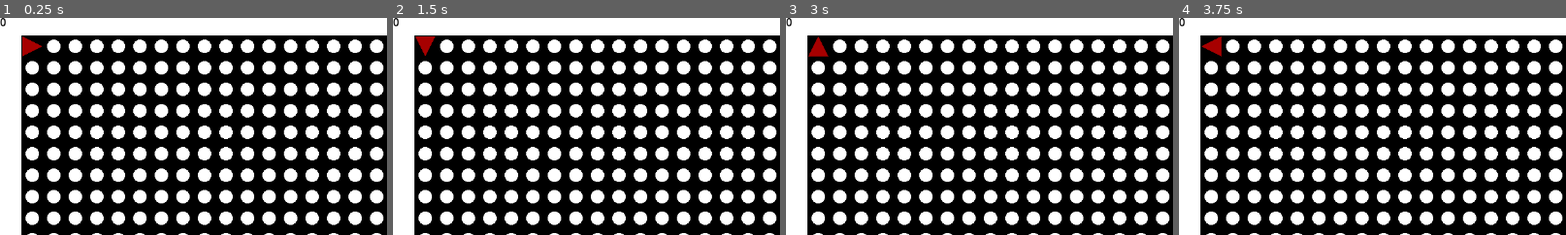
Above: before the commit, frames 1-4 (left to right).
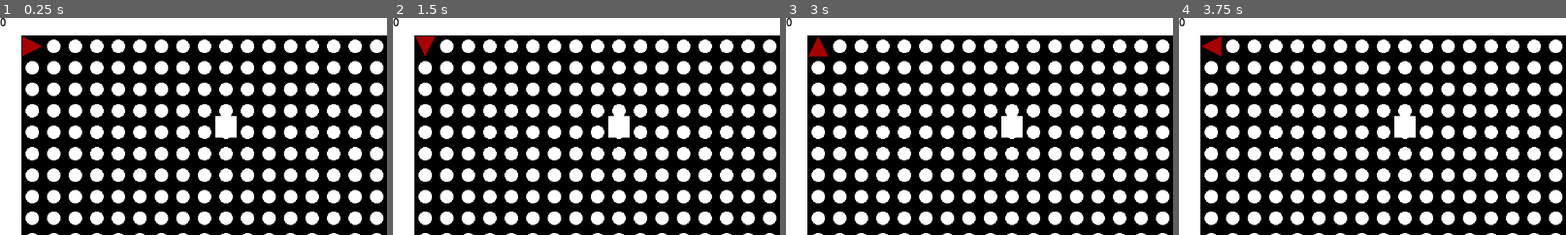
Above: after the commit, the same moments.

Repository: potex02/shape-collector
Game: Godot game, scene res://scenes/game.tscn
The game is run twice, just before and just after one commit, with the same random seed, the same clock (stepped at 60 frames per second) and the same inputs.
Inputs:
- Up to frame 1 (0.25 s): no input
- Up to frame 2 (1.5 s): tap Enter at 0.5 s; hold Right (ui_right) 0.53-1.28 s; tap Space at 1.25 s; hold Down (ui_down) from 1.28 s (still down)
- Up to frame 3 (3 s): tap Enter at 2 s; release Down (ui_down) at 2.03 s; hold Right (ui_right) 2.03-2.78 s; tap Space at 2.75 s; hold Up (ui_up) from 2.78 s (still down)
- Up to frame 4 (3.75 s): tap Enter at 3.5 s; release Up (ui_up) at 3.53 s; hold Left (ui_left) from 3.53 s (still down)
The pictures show only the part of the screen within x 0-50%, y 1-51%; the shares and areas given below are measured in that part.

The runs differ from the first frame. In frame 1, 0.4% of the frame differs, in the area x 55-62%, y 45-56%; in frame 2, 0.4%; in frame 3, 0.4%; in frame 4, 0.4%.

Commit message:
Added square node

Diff:
--- /dev/null
+++ b/nodes/square.tscn
@@ -0,0 +1,16 @@
+[gd_scene load_steps=4 format=3 uid="uid://c1hvfjp41ouud"]
+
+[ext_resource type="Script" path="res://scripts/square.gd" id="1_ey0qw"]
+[ext_resource type="Texture2D" uid="uid://yaackb4oh8w5" path="res://assets/square.png" id="1_pjy0x"]
+
+[sub_resource type="RectangleShape2D" id="RectangleShape2D_nxm2o"]
+size = Vector2(32, 32)
+
+[node name="Square" type="Area2D"]
+script = ExtResource("1_ey0qw")
+
+[node name="Sprite2D" type="Sprite2D" parent="."]
+texture = ExtResource("1_pjy0x")
+
+[node name="CollisionShape2D" type="CollisionShape2D" parent="."]
+shape = SubResource("RectangleShape2D_nxm2o")
--- a/scenes/game.tscn
+++ b/scenes/game.tscn
@@ -1,8 +1,9 @@
-[gd_scene load_steps=6 format=3 uid="uid://c822ec7kneha"]
+[gd_scene load_steps=7 format=3 uid="uid://c822ec7kneha"]
 
 [ext_resource type="Script" path="res://scripts/game.gd" id="1_qimvo"]
 [ext_resource type="Texture2D" uid="uid://cvep7nrqb8dw1" path="res://assets/tiles.png" id="2_o6l8d"]
 [ext_resource type="PackedScene" uid="uid://c7dyqu4m4ihpq" path="res://nodes/player.tscn" id="3_f80d0"]
+[ext_resource type="PackedScene" uid="uid://c1hvfjp41ouud" path="res://nodes/square.tscn" id="4_06jb1"]
 
 [sub_resource type="TileSetAtlasSource" id="TileSetAtlasSource_nby44"]
 texture = ExtResource("2_o6l8d")
@@ -26,6 +27,9 @@
 [node name="Player" parent="." instance=ExtResource("3_f80d0")]
 z_index = 1
 
+[node name="Square" parent="." instance=ExtResource("4_06jb1")]
+position = Vector2(336, 168)
+
 [node name="CanvasLayer" type="CanvasLayer" parent="."]
 
 [node name="Score" type="Label" parent="CanvasLayer"]
--- /dev/null
+++ b/scripts/square.gd
@@ -0,0 +1,10 @@
+class_name Square
+extends Area2D
+## The class representing an enemy square in the game.
+
+
+func _ready() -> void:
+	self.area_entered.connect(func (area: Area2D) -> void:
+		if area is Player:
+			area.set_physics_process(false)
+		)
Binary file added: assets/square.png
Not shown, added: assets/square.png.import
